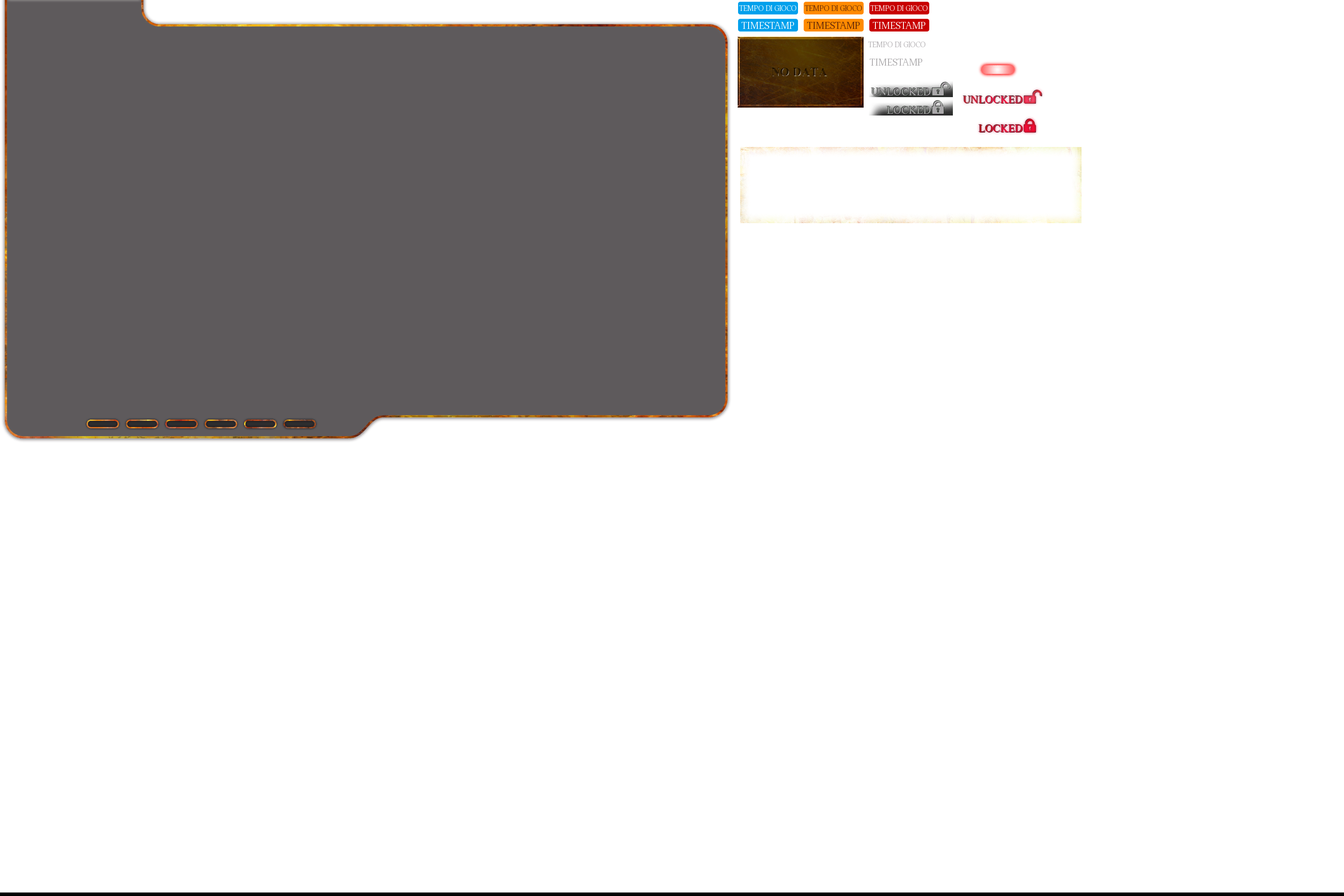
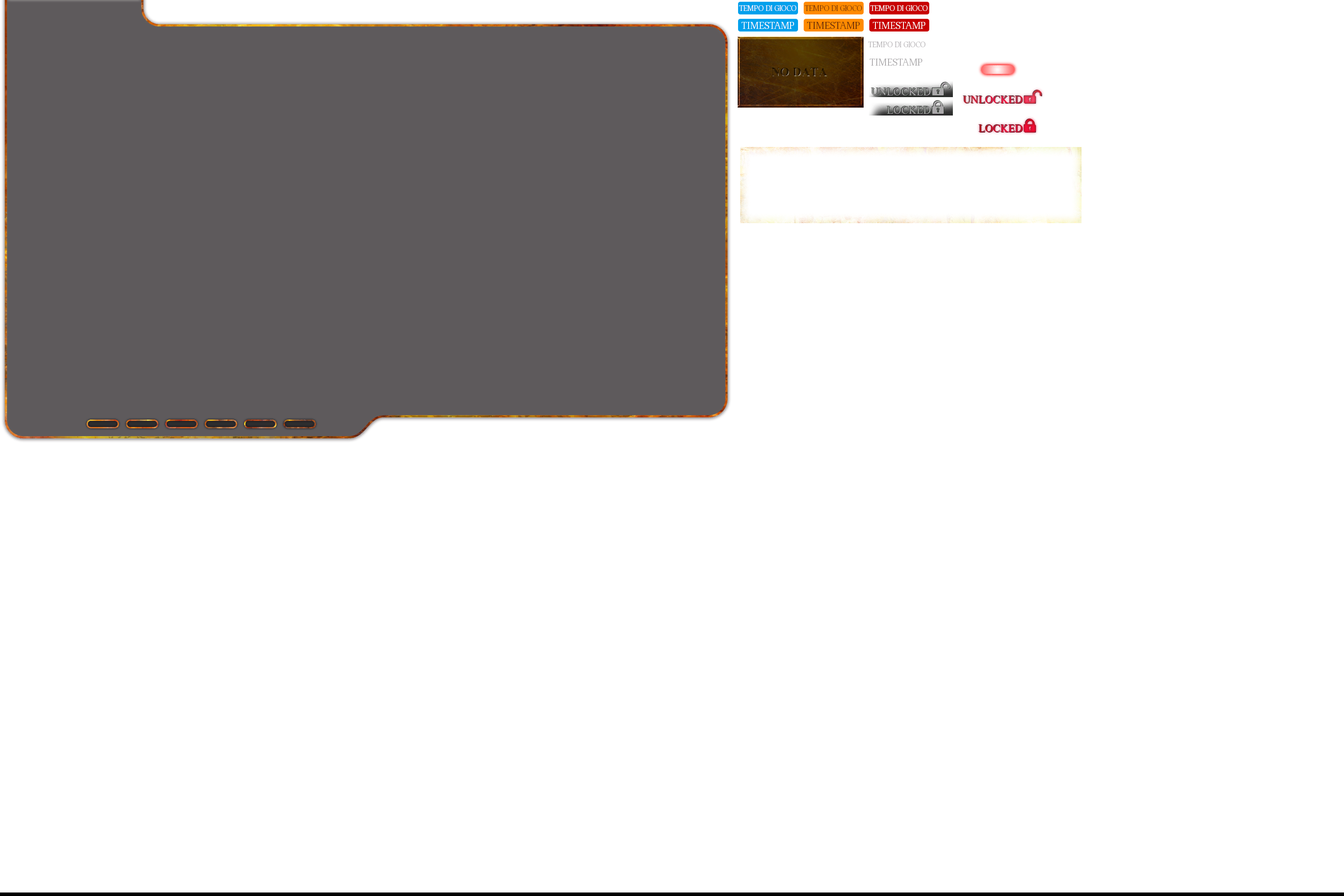
Two versions of the same layered image (1344x896). Layer-by-layer changes:
removed layer "TEMPO DI GIOCO #2" over bbox(869, 5, 928, 11)
removed layer "TEMPO DI GIOCO #1" over bbox(804, 5, 863, 11)
removed layer "TIMESTAMP #2" over bbox(872, 21, 925, 29)
removed layer "TIMESTAMP #1" over bbox(806, 21, 860, 29)
removed layer "TIMESTAMP" over bbox(741, 21, 794, 29)
removed layer "TEMPO DI GIOCO" over bbox(738, 5, 797, 11)
painted on "savemenu.dds" over bbox(738, 5, 928, 29)
